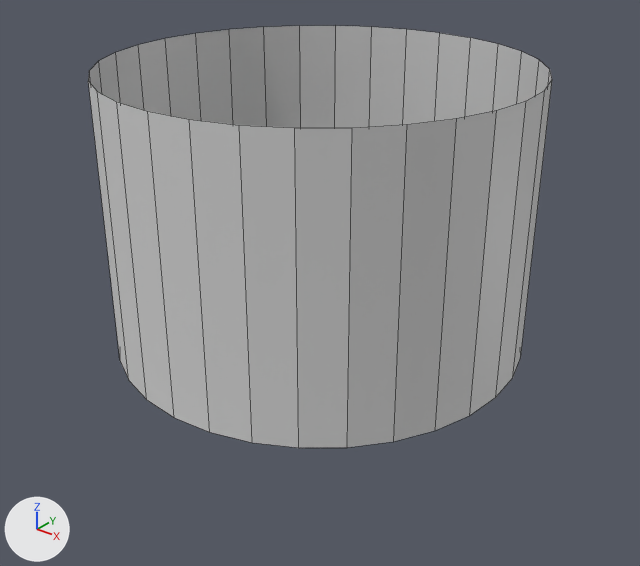
Two versions of the Blender file 3dintankperception/models/terrain_crater.blend, one commit apart.
One viewpoint serves both versions: a camera (50 mm lens) standing at (16.2, -28.5, 27.9) and looking at (-11.3, 5.9, 6.6). Lighting does not change. The marker at lower left points along +X, +Y and +Z. Mesh edges are drawn as thin lines.
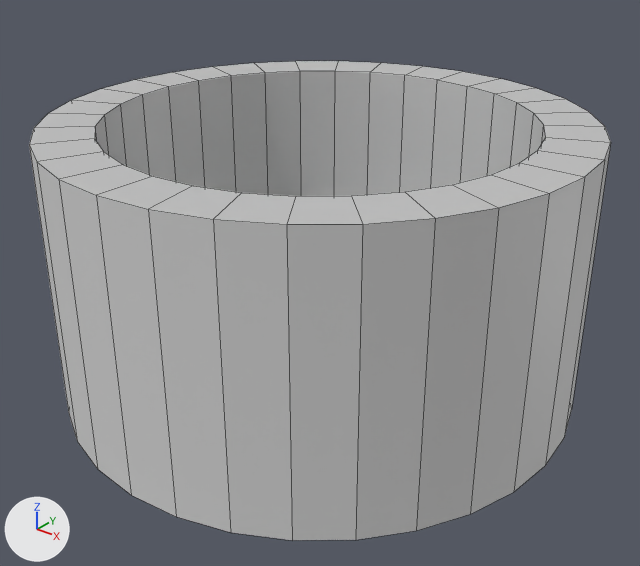
Patch to the scene script:
```diff
--- a/3dintankperception/models/terrain_crater.blend.py
+++ b/3dintankperception/models/terrain_crater.blend.py
@@ me_circle @@
 # used by ob_circle; location = (-12.1, 6.87, 3.0); scale = (0.305, 0.305, 0.305)
-me_circle.from_pydata(...)  # 64 vertices, 32 faces; spans x -37.5..37.5, y -37.5..37.5, z 0.0..50.0
+me_circle.from_pydata(...)  # 224 vertices, 193 faces; spans x -47.5..47.5, y -47.5..47.5, z 0.0..50.0
+# me_circle part 1
+# 128 vertices are added at x -47.5..47.5, y -47.5..47.5, z 0.0..50.0
+# 32 new vertices lie (0.0, 0.0, 50.0) away from vertices in x -47.5..47.5, y -47.5..47.5, z 0.0
+# 161 new faces join them
@@ ob_circle @@
 ob_circle = bpy.data.objects.new('Circle', me_circle)
-ob_circle.location = (-12.1, 6.87, 3.0)
+ob_circle.location = (-12.1, 6.87, 0.18)
 ob_circle.scale = (0.305, 0.305, 0.305)
```

Location of each change, (x1, y1, x2, y2) in pixels of the pictures (640 x 566 px):
'Circle', reshaped, moved (25% wider, 13% taller): before (88, 26, 552, 448); after (29, 61, 611, 540)
part 1 of me_circle, added: after (29, 61, 611, 540)
